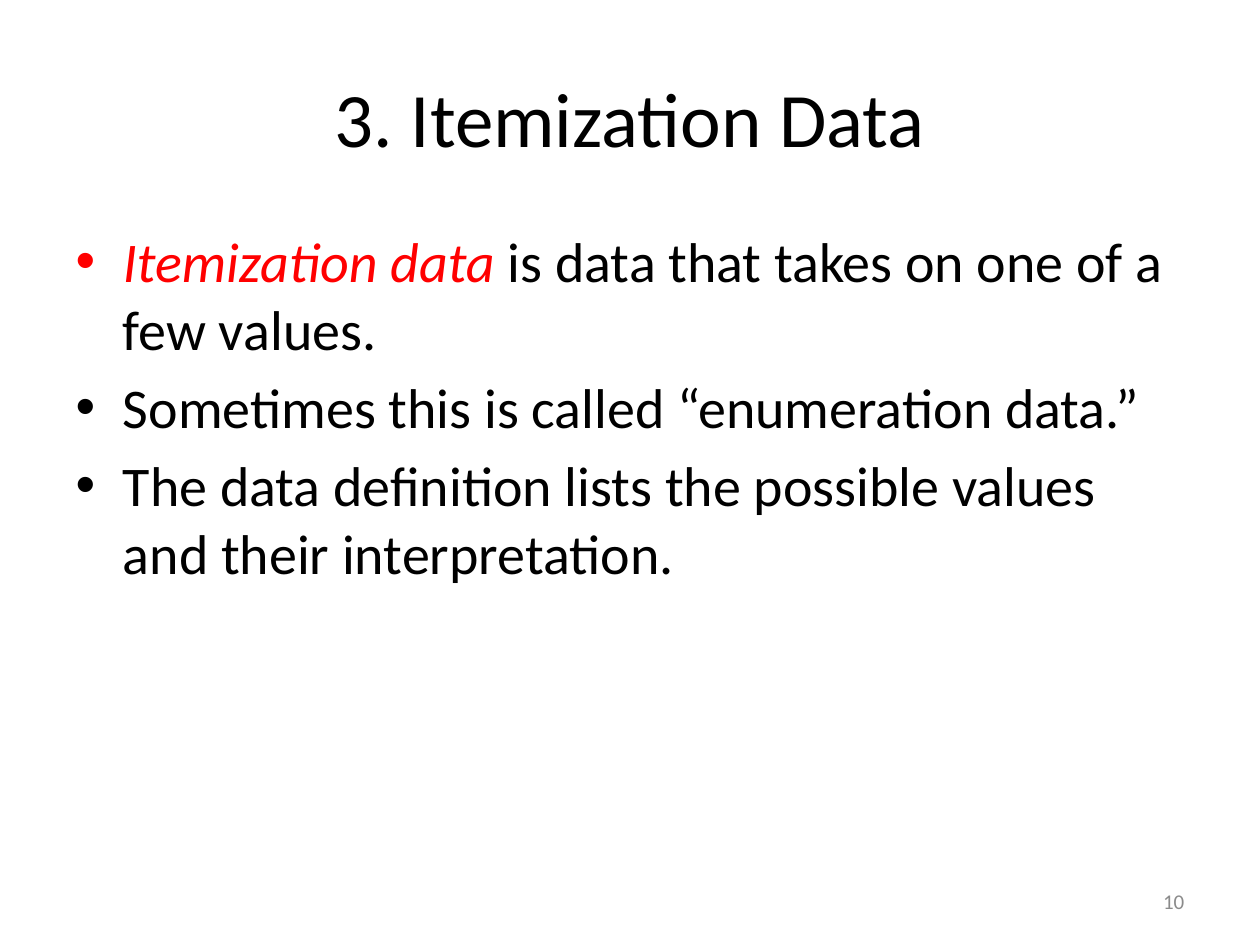
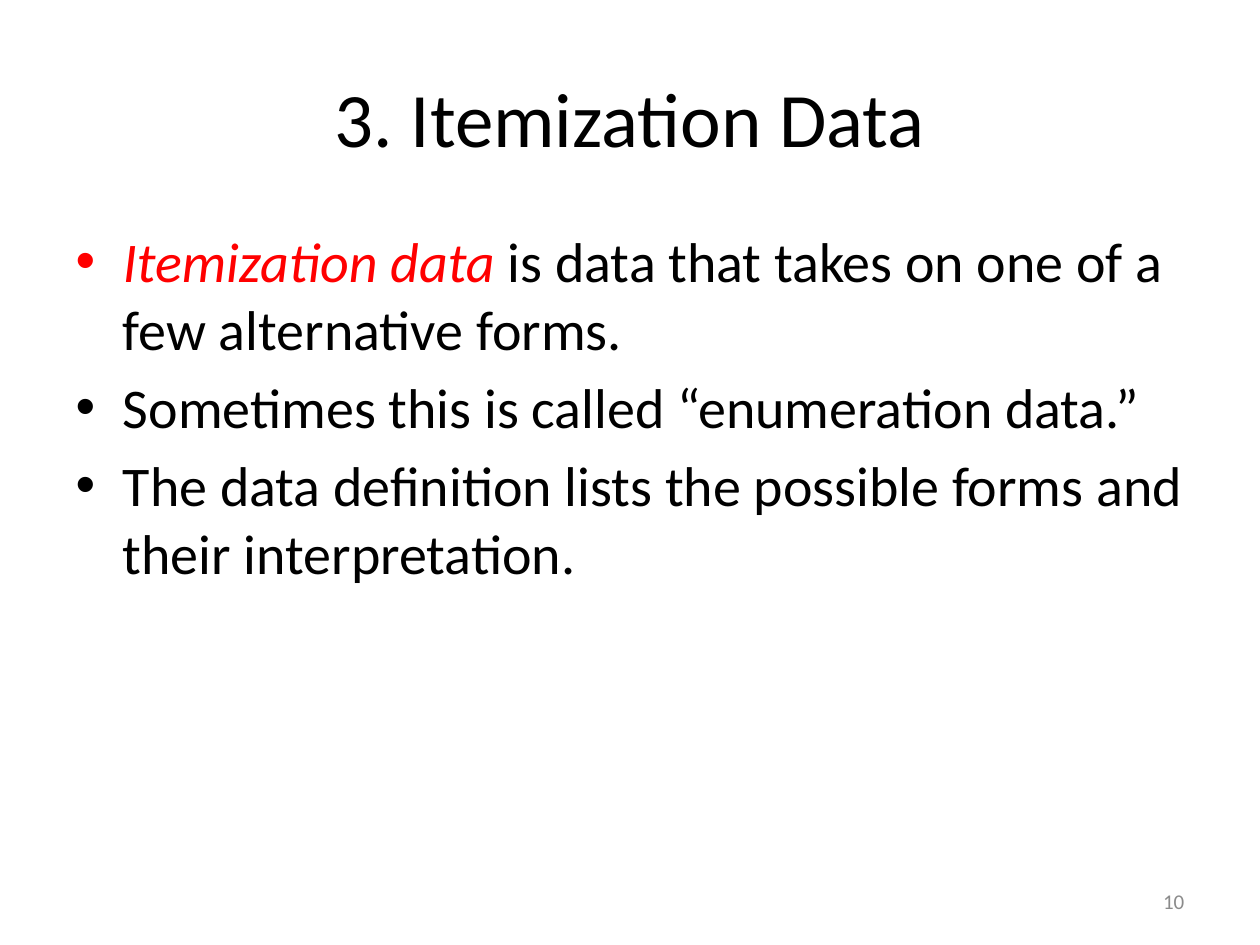
Before and after one commit to mwand/cs5010f17, a slide deck: slide 10 of Slides/Lesson 1.2 The Kinds of Data.pptx. Drawn at 1260x945 pixels with LibreOffice and Linux fonts; fonts in the diff are those of the drawing. Boxes give left, top, right and bottom in pixels: in the first picture for what was removed or moved away, otherwise in the second. Text is boxed around its words. In the diff, an @@ line names an element or a change of style, - is before the commit and + after.

Commit message:
tried to expunge 'mixed data'

```diff
--- a/Slides/Lesson 1.2 The Kinds of Data.pptx
+++ b/Slides/Lesson 1.2 The Kinds of Data.pptx
@@ text at <box>123,243,1163,351</box>: text changed @@
-• Itemization data is data that takes on one of a few values.
+• Itemization data is data that takes on one of a few alternative forms.
@@ text at <box>123,467,1182,583</box>: text changed @@
-• The data definition lists the possible values and their interpretation.
+• The data definition lists the possible forms and their interpretation.
```
Also in this commit, not shown: 5 other slides changed, 2 slides added, 1 slide removed, 6 other files.
